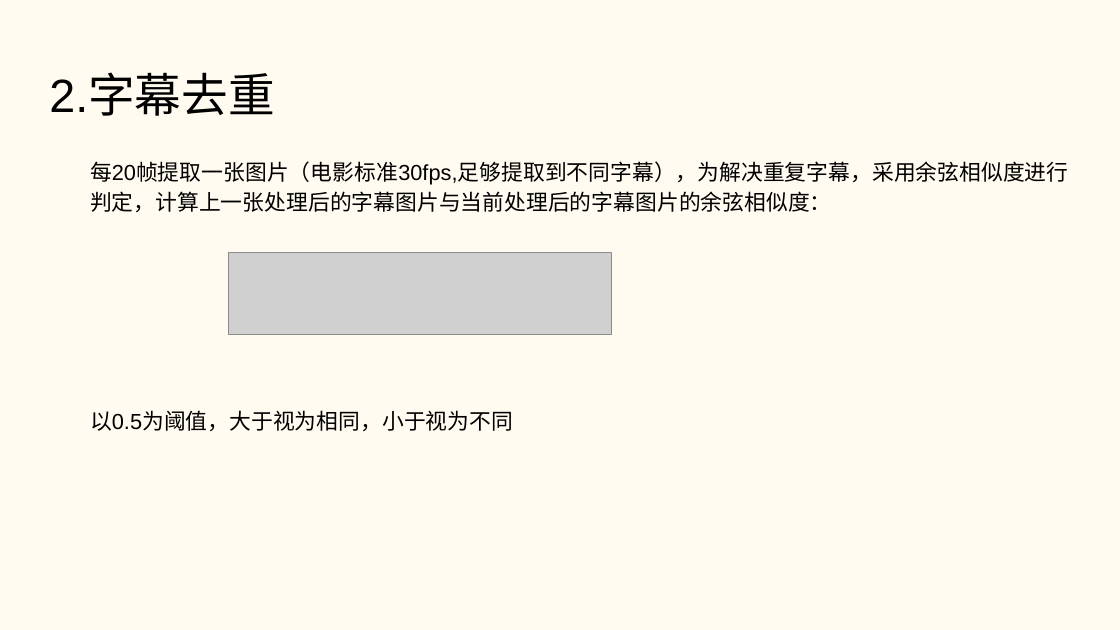
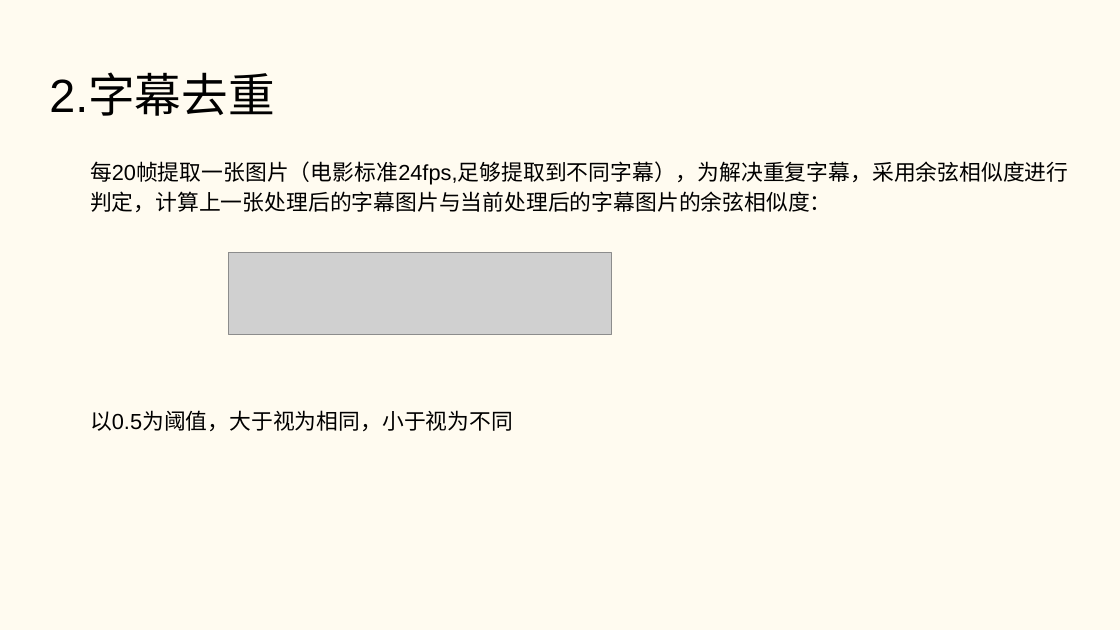
Before and after one commit to Dinghow/OCR_on_Video, a slide deck: slide 6 of Pre.pptx. Drawn at 1120x630 pixels with LibreOffice and Linux fonts; fonts in the diff are those of the drawing; grey boxes stand for pictures. Boxes give left, top, right and bottom in pixels: in the first picture for what was removed or moved away, otherwise in the second. Text is boxed around its words. In the diff, an @@ line names an element or a change of style, - is before the commit and + after.

```diff
--- a/Pre.pptx
+++ b/Pre.pptx
@@ text at <box>90,161,1069,212</box>: text changed @@
-每20帧提取一张图片（电影标准30fps,足够提取到不同字幕），为解决重复字幕，采用余弦相似度进行判定，计算上一张处理后的字幕图片与当前处理后的字幕图片的余弦相似度：
+每20帧提取一张图片（电影标准24fps,足够提取到不同字幕），为解决重复字幕，采用余弦相似度进行判定，计算上一张处理后的字幕图片与当前处理后的字幕图片的余弦相似度：
```
Also in this commit, not shown: 1 other slide changed, 1 other file.
